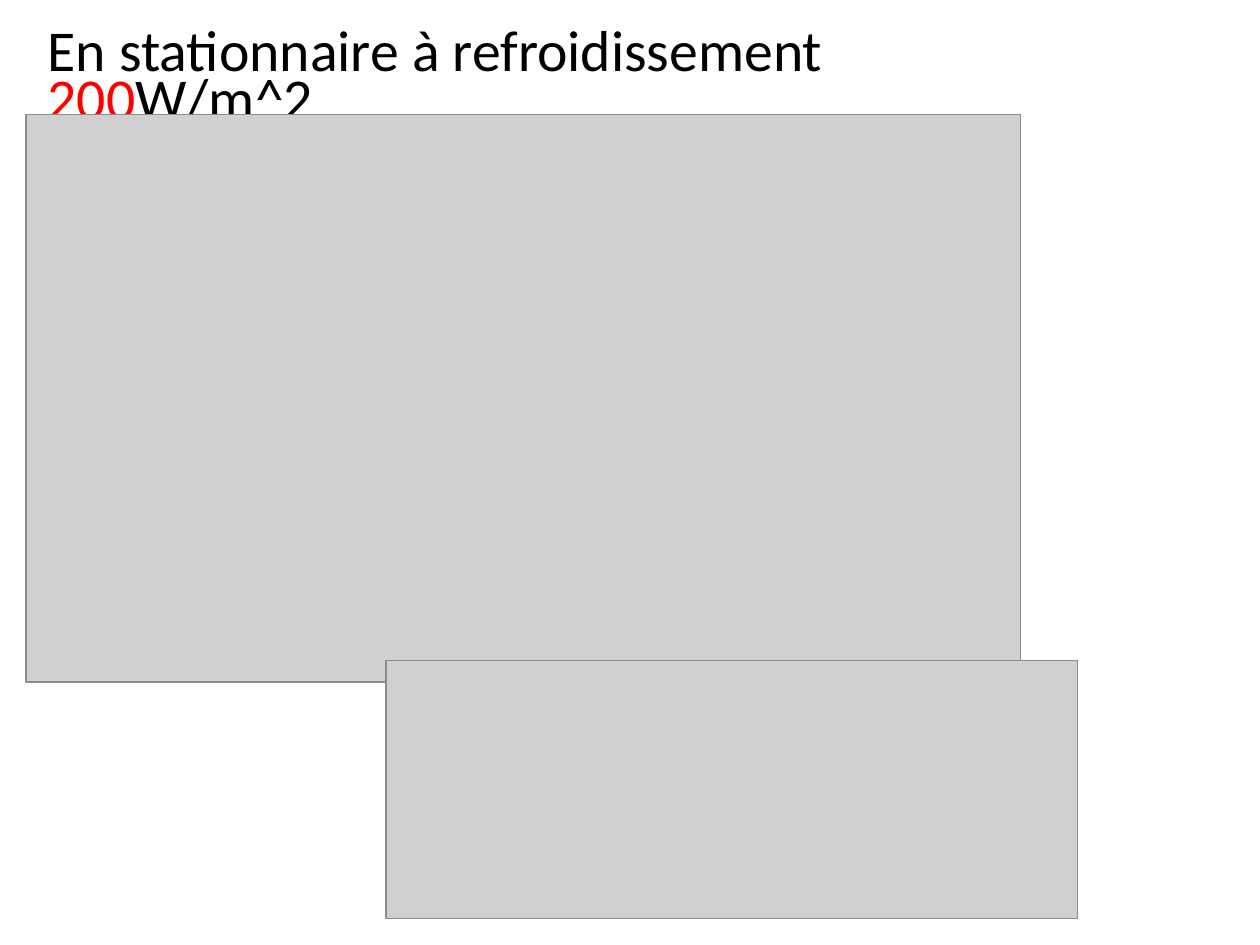
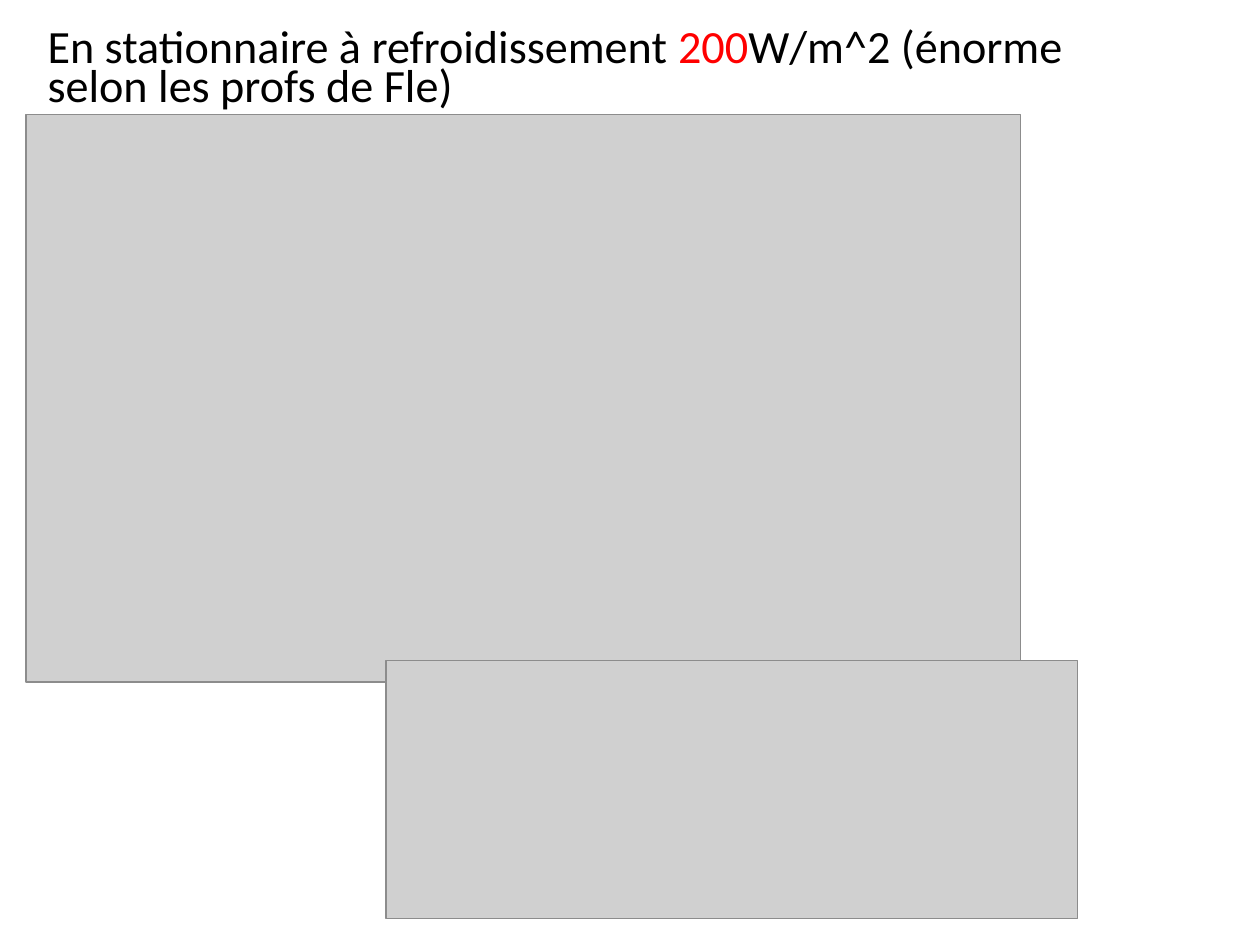
Before and after one commit to EOSCogniton/Bench01-EPSA, a slide deck: slide 7 of 01-Maquettes Primitives/refroidissement_res/Evaluation refroidissement banc BASTIE.pptx. Drawn at 1260x945 pixels with LibreOffice and Linux fonts; fonts in the diff are those of the drawing; grey boxes stand for pictures. Boxes give left, top, right and bottom in pixels: in the first picture for what was removed or moved away, otherwise in the second. Text is boxed around its words. In the diff, an @@ line names an element or a change of style, - is before the commit and + after.

```diff
--- a/01-Maquettes Primitives/refroidissement_res/Evaluation refroidissement banc BASTIE.pptx
+++ b/01-Maquettes Primitives/refroidissement_res/Evaluation refroidissement banc BASTIE.pptx
@@ text at bbox=[48, 29, 1062, 110]: text changed; size 33 to 26.4 pt @@
-En stationnaire à refroidissement 200W/m^2
+En stationnaire à refroidissement 200W/m^2 (énorme selon les profs de Fle)
```
Also in this commit, not shown: 3 other slides changed, 1 slide added, 1 slide removed.
